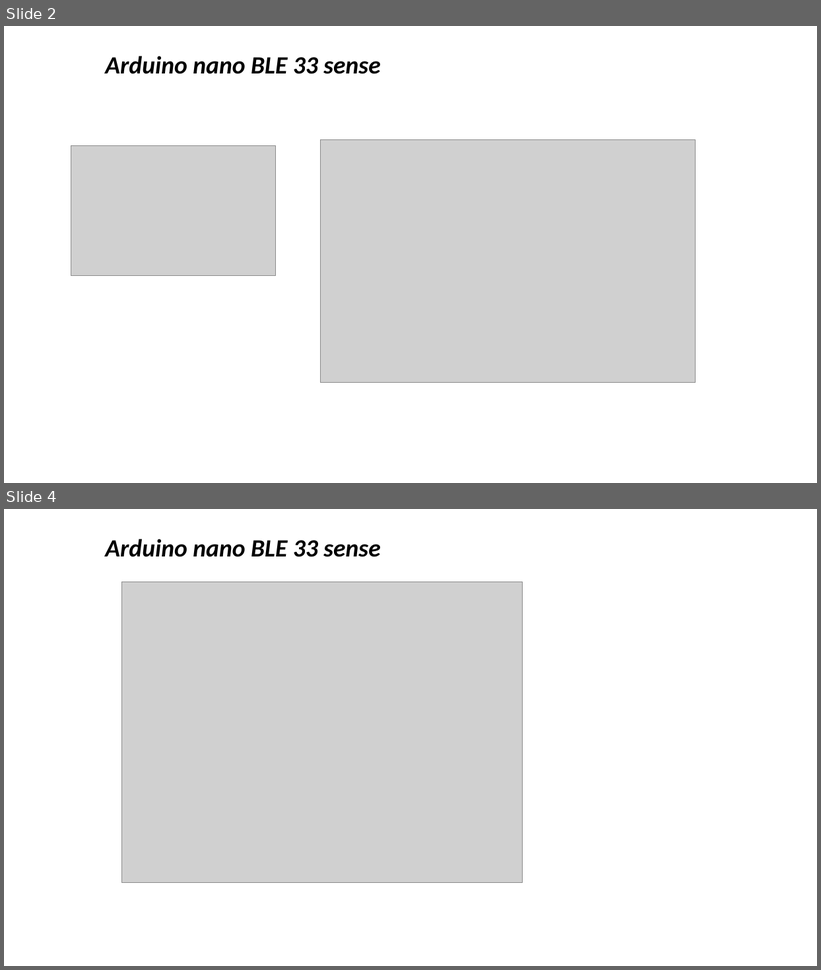
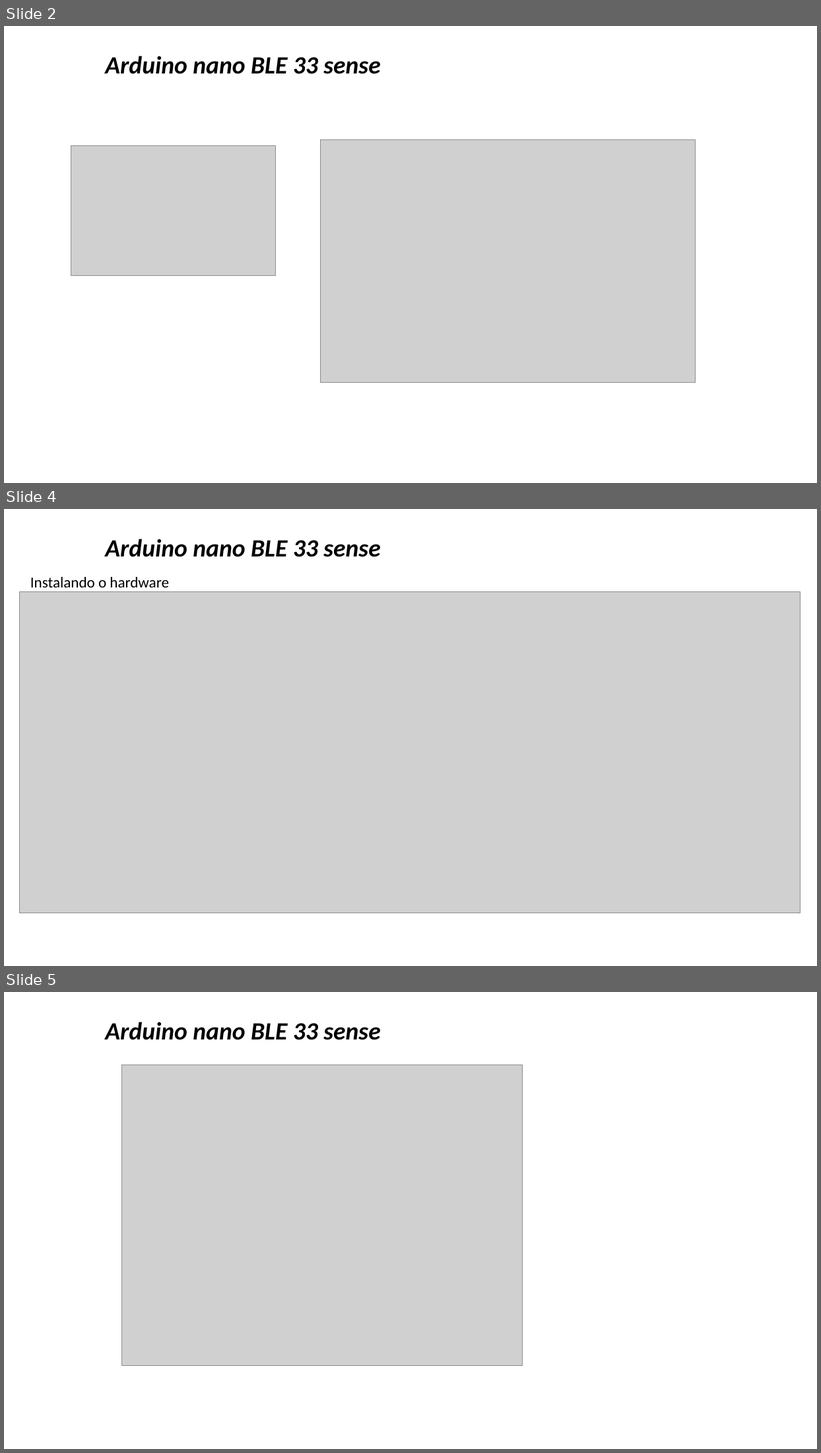
Before and after one commit to zz4fap/tp557-iot-ml, a slide deck: slides/TP557_14b_introducao_arduinoble.pptx. Shown one above the other, each under a label of ours: slides 2 and 4 before the commit, slides 2, 4 and 5 after it; the slides between them are not shown. The pictures are 821x970 and 821x1453 pixels, drawn with LibreOffice and Linux fonts; fonts in the diff are those of the drawing; grey boxes stand for pictures; background and template pictures are left out. Boxes give left, top, right and bottom in pixels: in the first picture for what was removed or moved away, otherwise in the second. Text is boxed around its words. In the diff, an @@ line names an element or a change of style, - is before the commit and + after.

```diff
--- a/slides/TP557_14b_introducao_arduinoble.pptx
+++ b/slides/TP557_14b_introducao_arduinoble.pptx
@@ slide 4 added at (4,509,817,966), background picture (left out) @@
@@ title added at (105,539,380,557), 29.3 pt, text #000000, bold, italic @@
+Arduino nano BLE 33 sense
@@ text added at (30,577,169,588), 18 pt, text #000000 @@
+Instalando o hardware
@@ picture added at (19,591,800,913) @@
@@ what was slide 4 is now slide 5 @@
```
Also in this commit, not shown: 3 slides changed, 6 other slides added, 1 other file.
